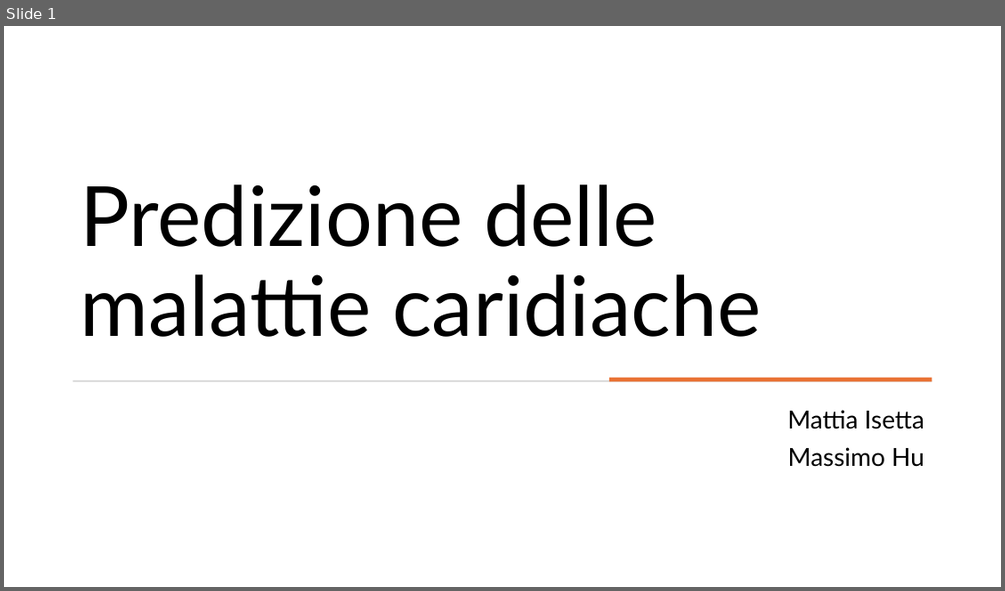
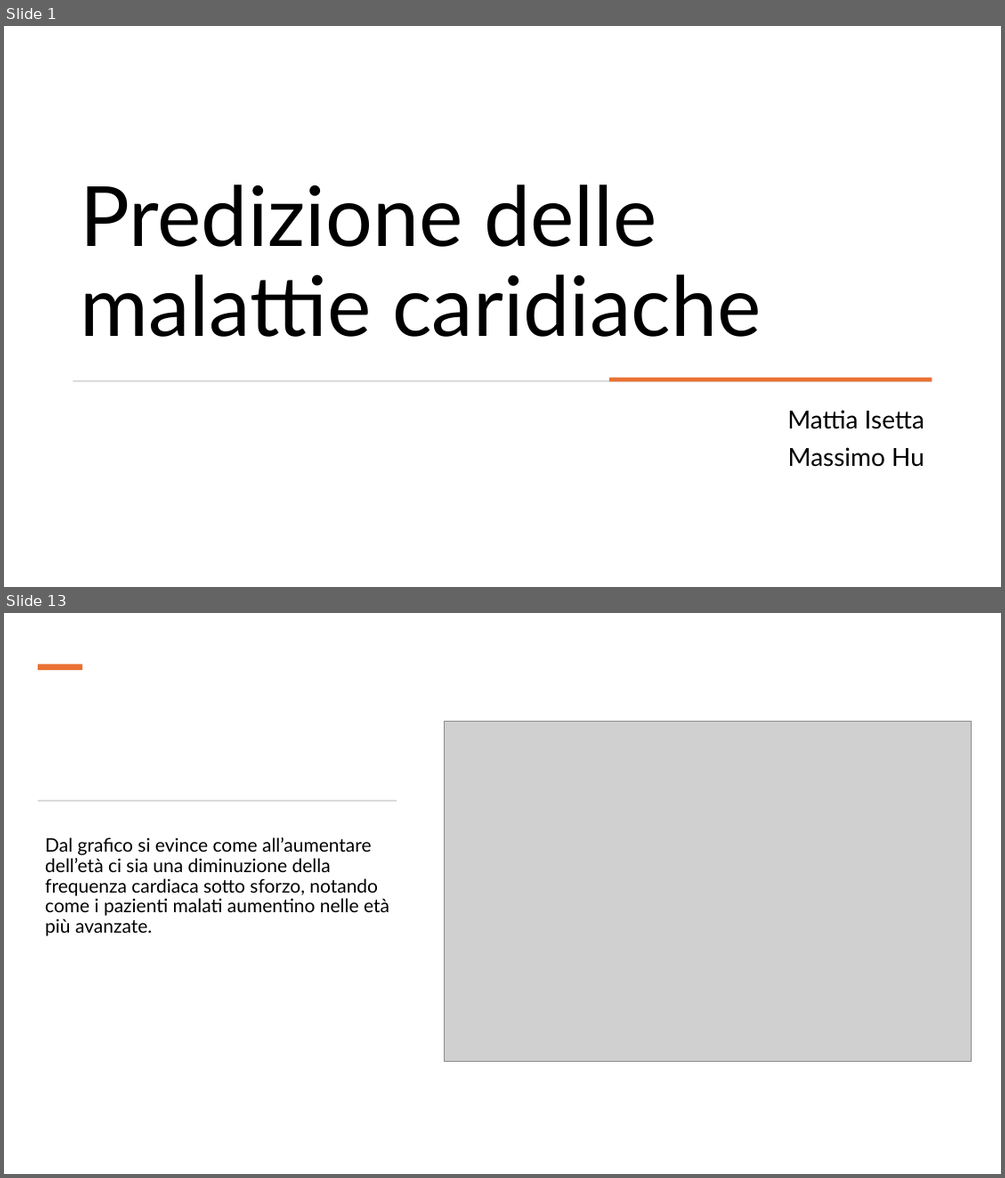
Before and after one commit to mattiaise/scientific-visualization, a slide deck: presentazione/presentazione.pptx. Shown one above the other, each under a label of ours: slide 1 before the commit, slides 1 and 13 after it; the slides between them are not shown. The pictures are 1005x591 and 1005x1178 pixels, drawn with LibreOffice and Linux fonts; fonts in the diff are those of the drawing; grey boxes stand for pictures. Boxes give left, top, right and bottom in pixels: in the first picture for what was removed or moved away, otherwise in the second. Text is boxed around its words. In the diff, an @@ line names an element or a change of style, - is before the commit and + after.

```diff
--- a/presentazione/presentazione.pptx
+++ b/presentazione/presentazione.pptx
@@ slide 13 added at box(4, 613, 1001, 1174), background #FFFFFF @@
@@ rectangle added at box(38, 664, 82, 670), fill #E97132 @@
@@ picture added at box(445, 722, 971, 1061) @@
@@ rectangle added at box(38, 800, 396, 802), fill #D5D5D5 @@
@@ text added at box(45, 837, 389, 936), 18 pt, text #000000 @@
+Dal grafico si evince come all’aumentare dell’età ci sia una diminuzione della frequenza cardiaca sotto sforzo, notando come i pazienti malati aumentino nelle età più avanzate.
```
Also in this commit, not shown: 17 other slides added, 1 slide removed.
